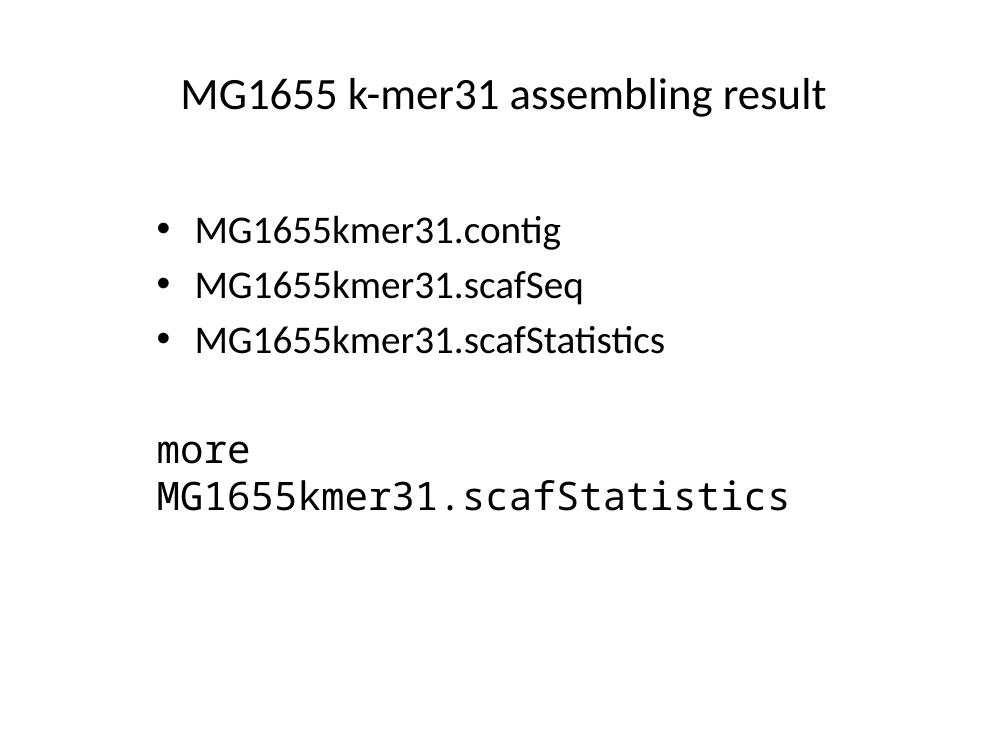
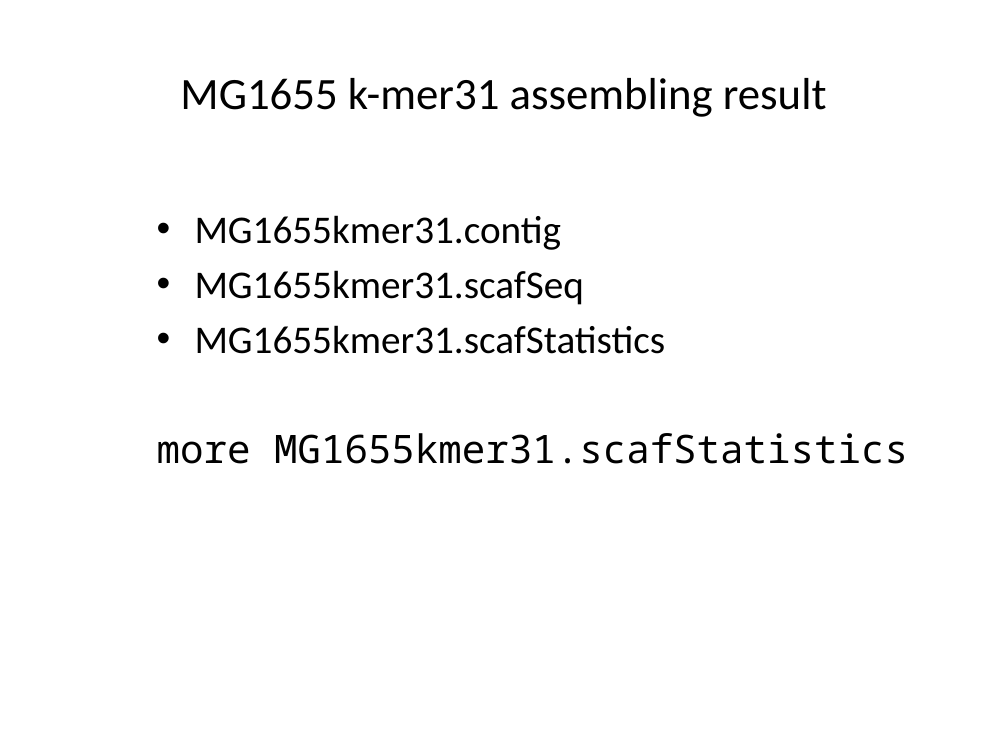
Before and after one commit to liu3zhenlab/teaching, a slide deck: slide 8 of PLPTH813Bioinformatis/2021/labs/lab10_assembly.pptx. Drawn at 1008x756 pixels with LibreOffice and Linux fonts; fonts in the diff are those of the drawing. Boxes give left, top, right and bottom in pixels: in the first picture for what was removed or moved away, otherwise in the second. Text is boxed around its words. In the diff, an @@ line names an element or a change of style, - is before the commit and + after.

```diff
--- a/PLPTH813Bioinformatis/2021/labs/lab10_assembly.pptx
+++ b/PLPTH813Bioinformatis/2021/labs/lab10_assembly.pptx
@@ text "MG1655kmer31.contig" rewrapped from (x1=157, y1=215, x2=791, y2=511) to (x1=157, y1=215, x2=908, y2=464) @@
```
Also in this commit, not shown: 7 other slides changed, 2 other files.
